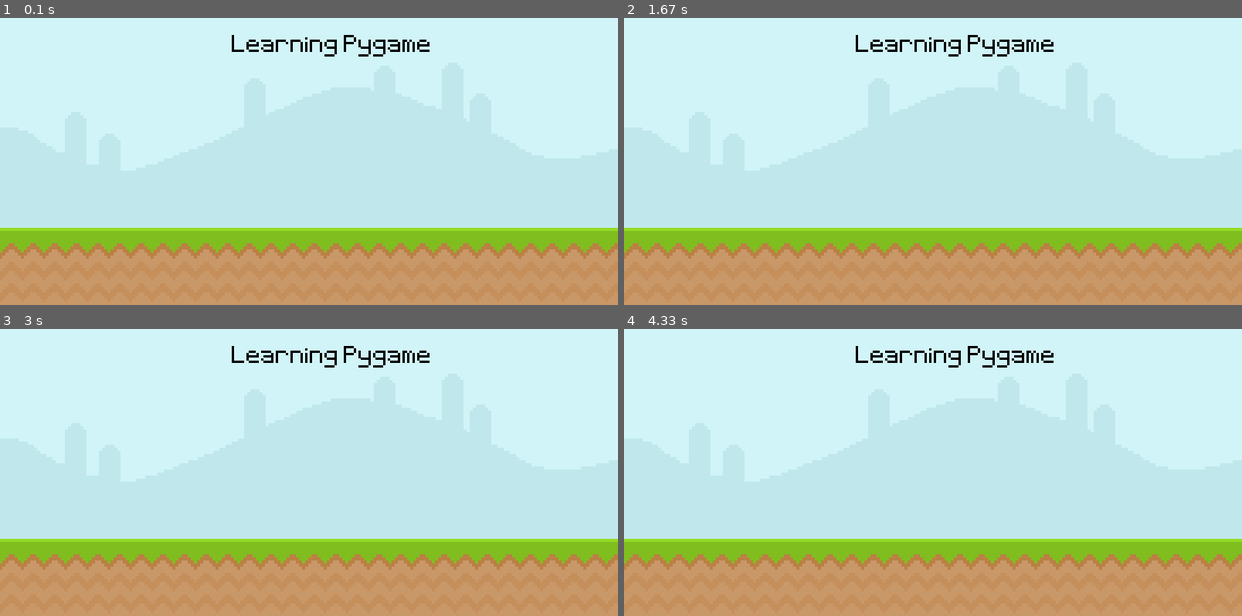
Above: before the commit, frames 1-4 (two rows, left to right).
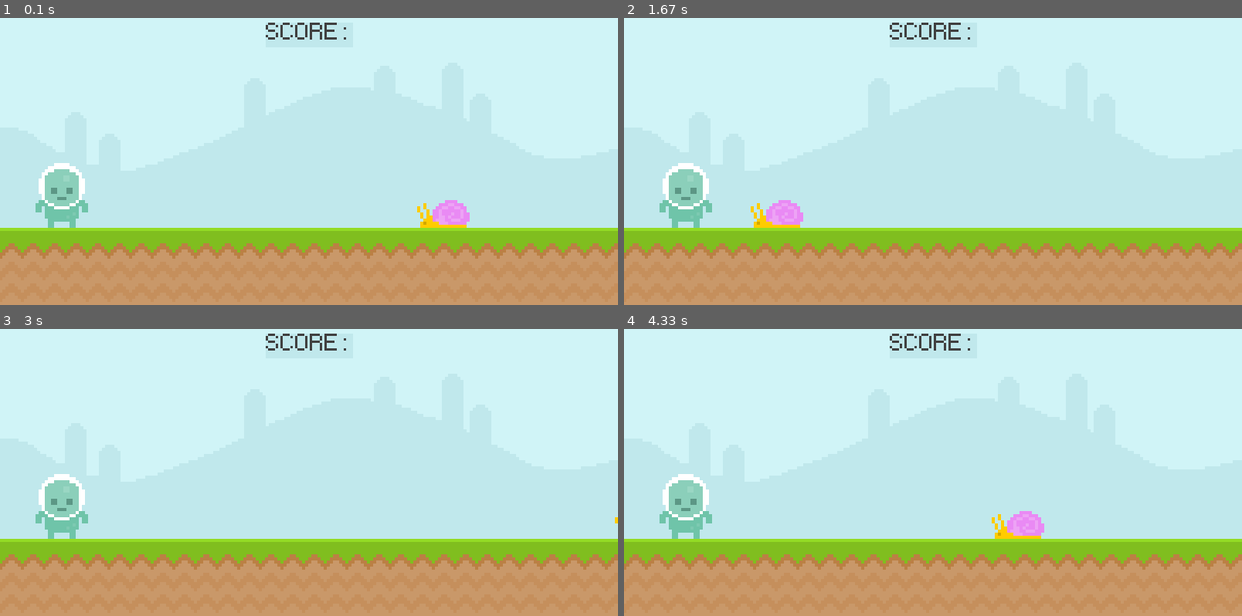
Above: after the commit, the same moments.

Repository: hasanfarhan33/learningPygameAgain
Game: pygame game, started from learningPygame.py
Same seed, same stepped clock (60 frames per second), same inputs: the game is played once before the commit and once after it.
Inputs:
- Up to frame 1 (0.1 s): no input
- Up to frame 2 (1.67 s): no input
- Up to frame 3 (3 s): no input
- Up to frame 4 (4.33 s): no input

The runs differ from the first frame. In frame 1, 2.8% of the frame differs, in the area x 5-76%, y 1-74%; in frame 2, 2.8%; in frame 3, 2.2%; in frame 4, 2.8%.

Commit message:
Fixed positions and animation

Diff:
--- a/learningPygame.py
+++ b/learningPygame.py
@@ -12,15 +12,31 @@
 # Font
 mainFont = pygame.font.Font("font\Pixeltype.ttf", 50)
 
-groundSurface = pygame.image.load("graphics\ground.png")
-skySurface = pygame.image.load("graphics\Sky.png")
-textSurface = mainFont.render("Learning Pygame", False, "black")
+groundSurface = pygame.image.load("graphics\ground.png").convert()
+skySurface = pygame.image.load("graphics\Sky.png").convert()
+
+scoreSurface = mainFont.render("SCORE: ", False, (64, 64, 64))
+scoreRectangle = scoreSurface.get_rect(center = (screen.get_width() // 2, 50))
+
+snailSurface = pygame.image.load("graphics\snail\snail1.png").convert_alpha()
+snailRectangle = snailSurface.get_rect(midbottom = (600, 300))
+
+
+playerSurface = pygame.image.load("graphics\player\player_stand.png").convert_alpha()
+playerRectangle = playerSurface.get_rect(midbottom = (80, 300))
+
 
 while True:
+    # Event Loop
     for event in pygame.event.get():
         if event.type == pygame.QUIT:
             pygame.quit()
             exit()
+
+        # Checking if the mouse is over the player rectangle
+        # if event.type == pygame.MOUSEMOTION:
+        #     if(playerRectangle.collidepoint(event.pos)):
+        #         print("Hovering over player")
 
     # draw all elements
     '''
@@ -55,7 +71,42 @@
     screen.blit(groundSurface, (0, 300))
 
     # Adding the text
-    screen.blit(textSurface, (300, 50))
+    pygame.draw.rect(screen, "#c0e8ec", scoreRectangle, 10) # Draws border around text
+    pygame.draw.rect(screen, "#c0e8ec", scoreRectangle) # Fills the border
+    screen.blit(scoreSurface, scoreRectangle)
+
+    # Drawing a line from top left to bottom right
+    # pygame.draw.line(screen, "Blue", (0, 0), (screen.get_width(), screen.get_height()), 3)
+
+    # Drawing a circle that follows the mouse
+    # pygame.draw.circle(screen, "black", pygame.mouse.get_pos(), 5)
+
+    # Adding the snail
+    # if(snailXPos < 0 - snailSurface.get_width() - 5):
+    #     snailXPos = screen.get_width() + snailSurface.get_width()
+    # else:
+    #     snailXPos -= 4
+
+    # Better way to animate
+    snailRectangle.x -= 4
+    if snailRectangle.right < 0 - snailSurface.get_width() - 5:
+        # snailRectangle.left = screen.get_width() + snailSurface.get_width() + 5
+        snailRectangle.left = screen.get_width()
+
+    # Checking collision between snail and player
+    # if snailRectangle.colliderect(playerRectangle):
+    #     print("Collision has occured")
+
+    # Mouse Functions
+    # if(playerRectangle.collidepoint((pygame.mouse.get_pos()))):
+    #     # print("Mouse in player")
+    #     leftClick, midClick, rightClick = pygame.mouse.get_pressed()
+    #     if leftClick:
+    #         print("Clicked on the player")
+
+    screen.blit(snailSurface, snailRectangle)
+
+    screen.blit(playerSurface, playerRectangle)
 
     # update everything
     pygame.display.update()
